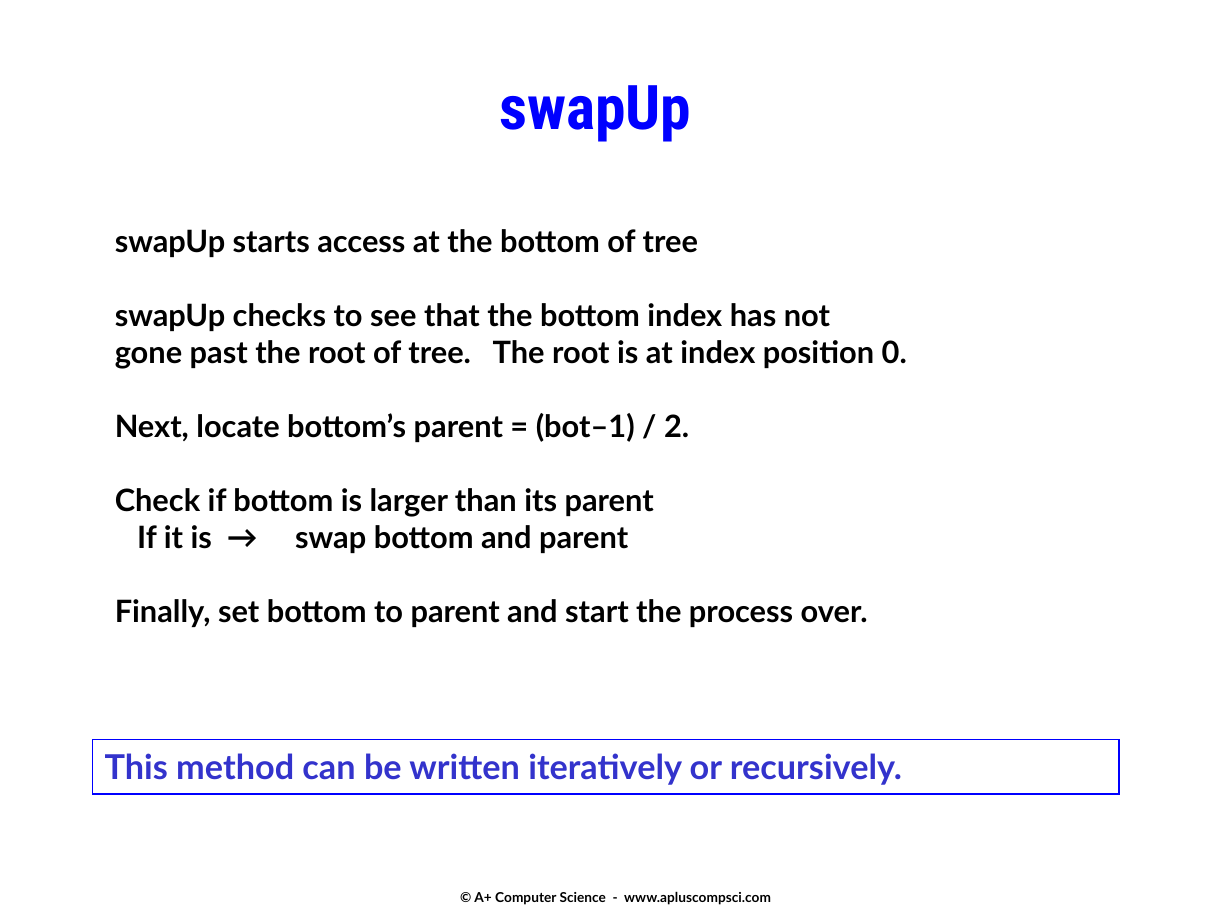
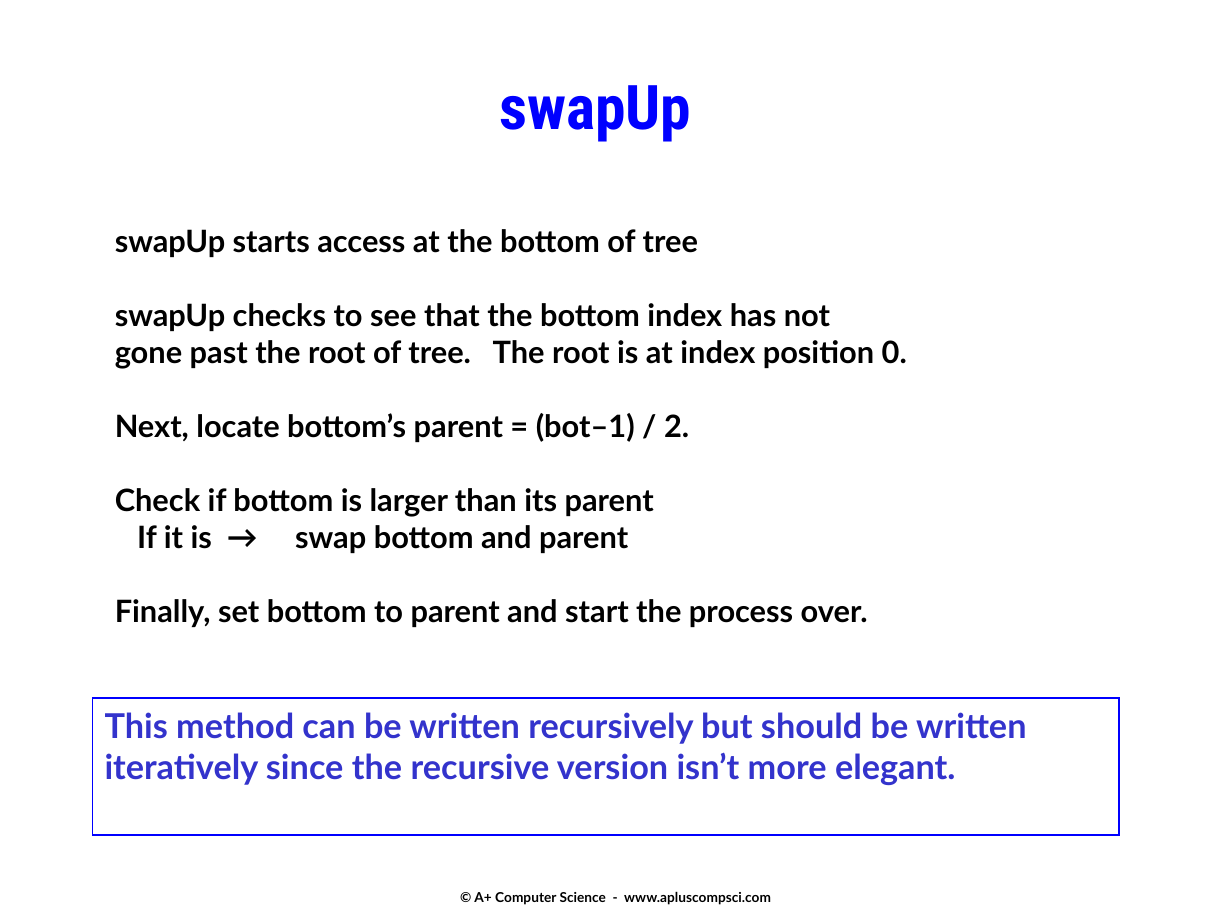
Before and after one commit to Cy-FairCS/cs3, a slide deck: slide 20 of u08c_heaps/notes/_a.heaps.pptx (slide 22 before the commit). Drawn at 1232x924 pixels with LibreOffice and Linux fonts; fonts in the diff are those of the drawing. Boxes give left, top, right and bottom in pixels: in the first picture for what was removed or moved away, otherwise in the second. Text is boxed around its words. In the diff, an @@ line names an element or a change of style, - is before the commit and + after.

```diff
--- a/u08c_heaps/notes/_a.heaps.pptx
+++ b/u08c_heaps/notes/_a.heaps.pptx
@@ rectangle "This method can be written ...": place and size @@
-rectangle "This method can be written ..." at [92,739,1119,793]
+rectangle "This method can be written ..." at [92,699,1119,835]
@@ text in rectangle at [105,712,1027,785]: text changed @@
-This method can be written iteratively or recursively.
+This method can be written recursively but should be written iteratively since the recursive version isn’t more elegant.
```
Also in this commit, not shown: 3 other slides changed, 2 slides added.
